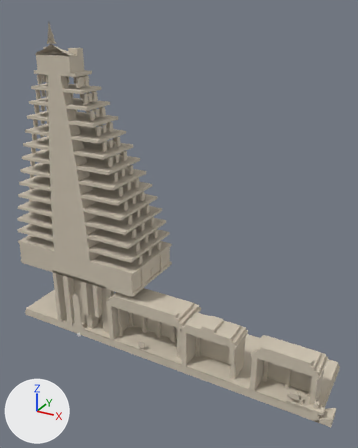
A saved change to the Blender file src/models/blender/brihadisvara_cutaway.blend.
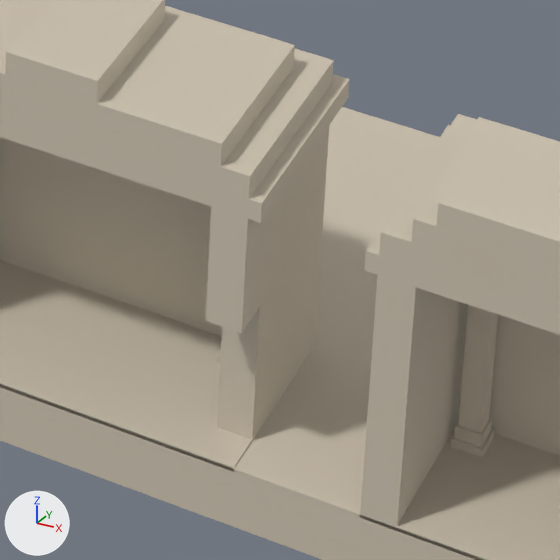
Old and new are each drawn whole from a 50 mm lens placed at (202.2, -221.0, 212.9), pointed at (68.2, 22.6, 91.0) and again close up on the part from 56% to 77% of the width and 71% to 88% of the height. Arrows for +X, +Y and +Z are at lower left; the lights stay in place. The first two pictures are the older version.

Names of what the first close-up shows: 'Core_Plinth', 'Mukha_Mandapa', 'Nandi_Mandapa', 'Roof_Section'.
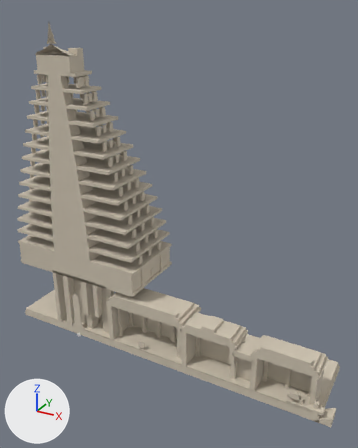
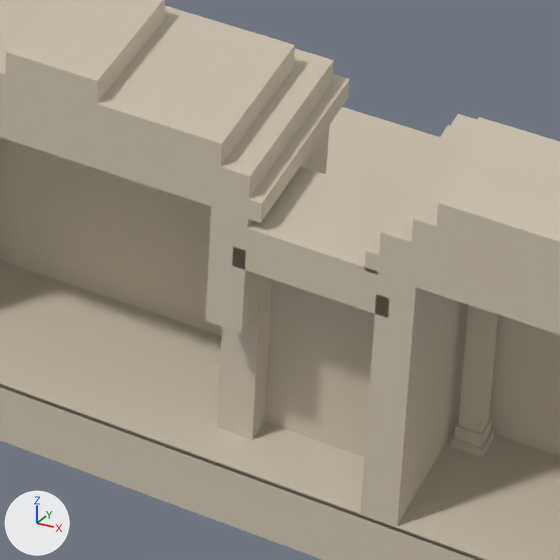
Location of each change, [x1, y1, x2, y2] in pixels of the close-ups (560 x 560 px):
'Connecting_Passage', added: after [232, 166, 400, 518]

The change in detail:
Mesh me_connecting_passage_mesh is new.
It has 37 vertices, 26 faces and spans x 116.1..129.2, y 0.0..10.5, z 5.6..30.0.
It uses material mat_templestone (pale yellow #cec4b1).
Object 'Connecting_Passage' (ob_connecting_passage) is new; it shows me_connecting_passage_mesh.
Its location is (0.0, 0.0, 0.0).
